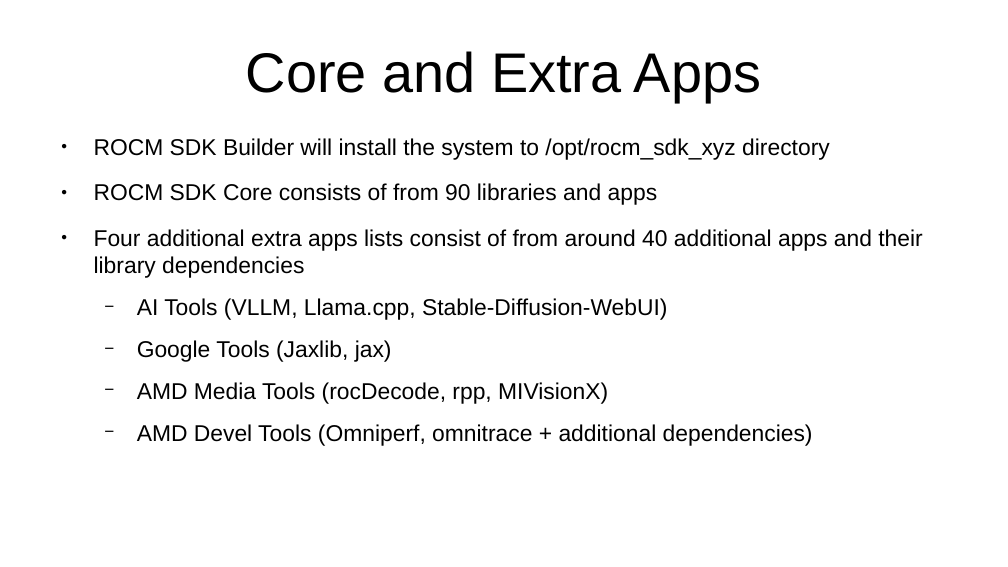
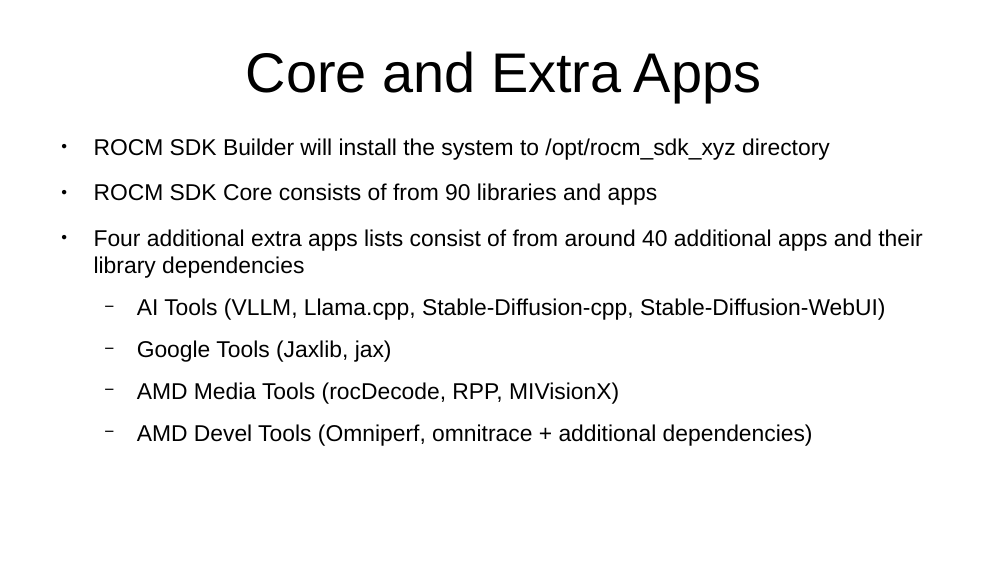
Before and after one commit to lamikr/rocm_sdk_builder, a slide deck: slide 3 of docs/presentations/rocm_sdk_builder.pptx. Drawn at 1008x567 pixels with LibreOffice and Linux fonts; fonts in the diff are those of the drawing. Boxes give left, top, right and bottom in pixels: in the first picture for what was removed or moved away, otherwise in the second. Text is boxed around its words. In the diff, an @@ line names an element or a change of style, - is before the commit and + after.

```diff
--- a/docs/presentations/rocm_sdk_builder.pptx
+++ b/docs/presentations/rocm_sdk_builder.pptx
@@ text at (137,298,885,320): text changed @@
-  − AI Tools (VLLM, Llama.cpp, Stable-Diffusion-WebUI)
+  − AI Tools (VLLM, Llama.cpp, Stable-Diffusion-cpp, Stable-Diffusion-WebUI)
@@ text at (137,382,619,404): text changed @@
-  − AMD Media Tools (rocDecode, rpp, MIVisionX)
+  − AMD Media Tools (rocDecode, RPP, MIVisionX)
```
Also in this commit, not shown: 2 other slides changed, 5 other files.
